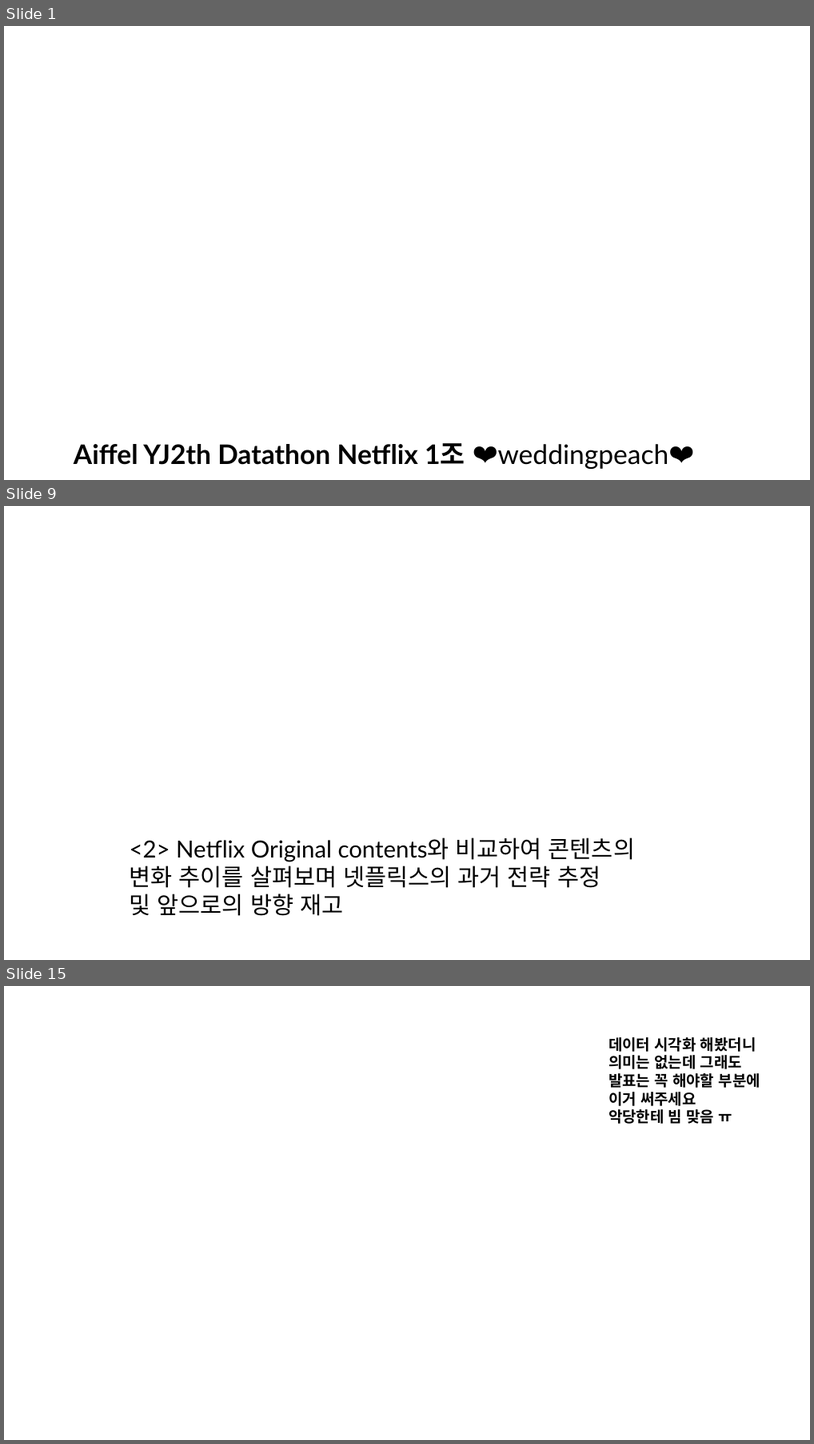
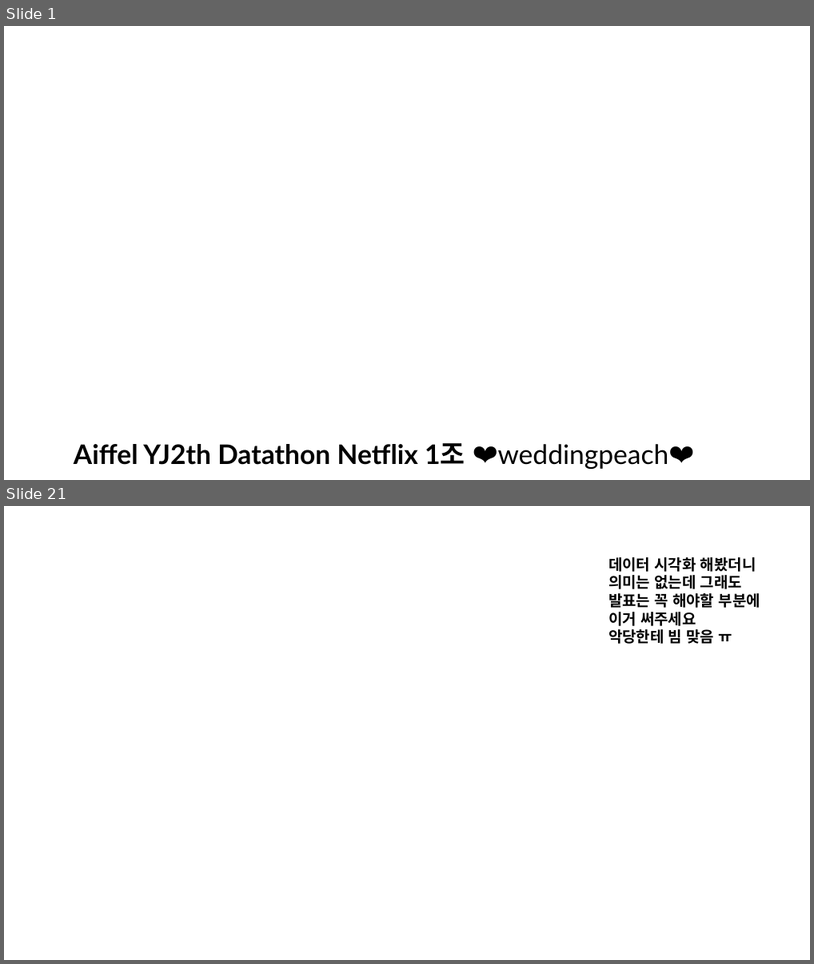
Before and after one commit to kim-seo-hyun/datathon, a slide deck: weddingpeach_speech_finish.pptx. Shown one above the other, each under a label of ours: slides 1, 9 and 15 before the commit, slides 1 and 21 after it; the slides between them are not shown. The pictures are 814x1444 and 814x964 pixels, drawn with LibreOffice and Linux fonts; fonts in the diff are those of the drawing; background and template pictures are left out. Boxes give left, top, right and bottom in pixels: in the first picture for what was removed or moved away, otherwise in the second. Text is boxed around its words. In the diff, an @@ line names an element or a change of style, - is before the commit and + after.

```diff
--- a/weddingpeach_speech_finish.pptx
+++ b/weddingpeach_speech_finish.pptx
@@ slide 9 removed at [4,506,810,960], background #FFFFFF @@
@@ text removed at [130,837,635,916] @@
-<2> Netflix Original contents와 비교하여 콘텐츠의 변화 추이를 살펴보며 넷플릭스의 과거 전략 추정 및 앞으로의 방향 재고
@@ what was slide 15 is now slide 21 @@
```
Also in this commit, not shown: 5 slides changed, 14 slides added, 19 other slides removed.
